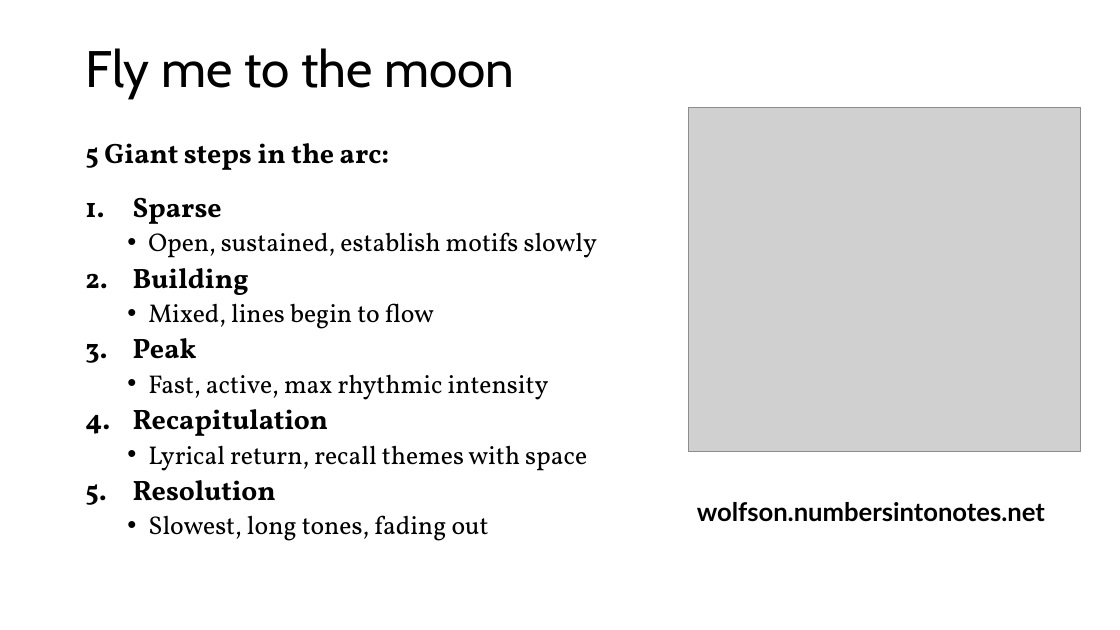
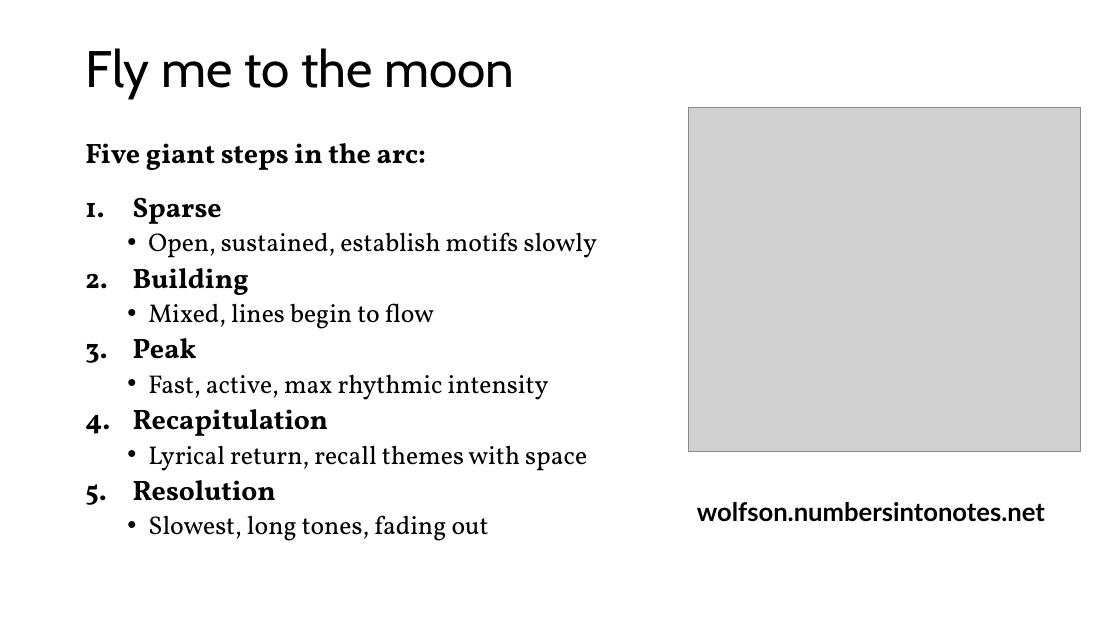
Before and after one commit to davidderoure/wolfson, a slide deck: slide 4 of docs/wolfson.pptx. Drawn at 1120x630 pixels with LibreOffice and Linux fonts; fonts in the diff are those of the drawing; grey boxes stand for pictures. Boxes give left, top, right and bottom in pixels: in the first picture for what was removed or moved away, otherwise in the second. Text is boxed around its words. In the diff, an @@ line names an element or a change of style, - is before the commit and + after.

```diff
--- a/docs/wolfson.pptx
+++ b/docs/wolfson.pptx
@@ text at (85, 143, 427, 170): text changed @@
-5 Giant steps in the arc:
+Five giant steps in the arc:
```
Also in this commit, not shown: 4 other slides changed, 1 other file.
